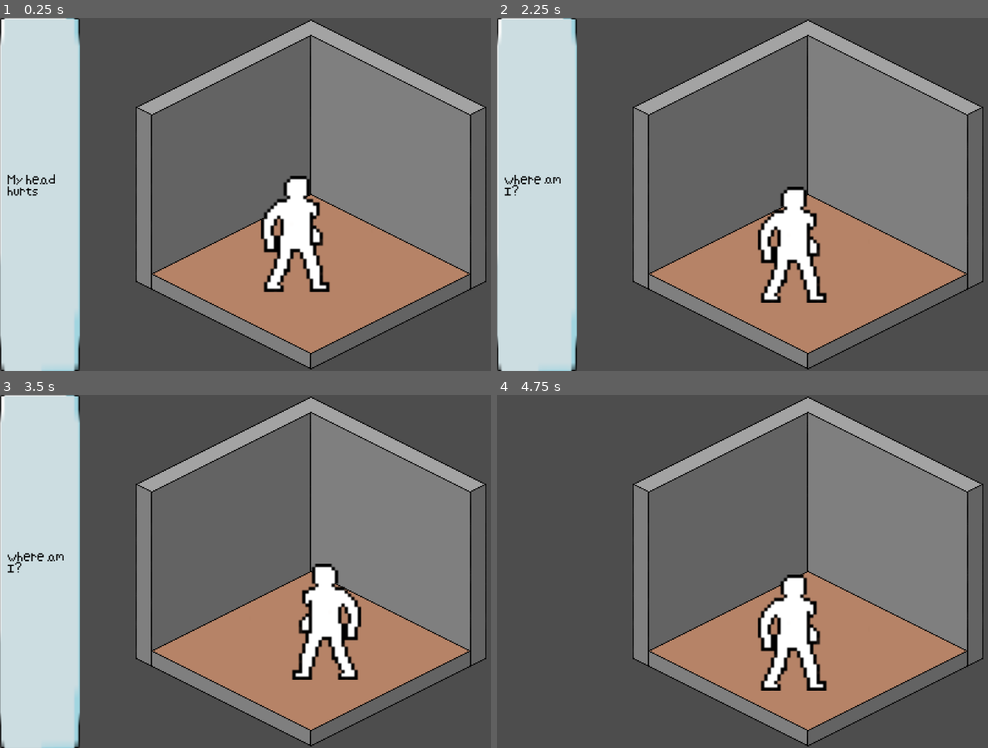
Above: before the commit, frames 1-4 (two rows, left to right).
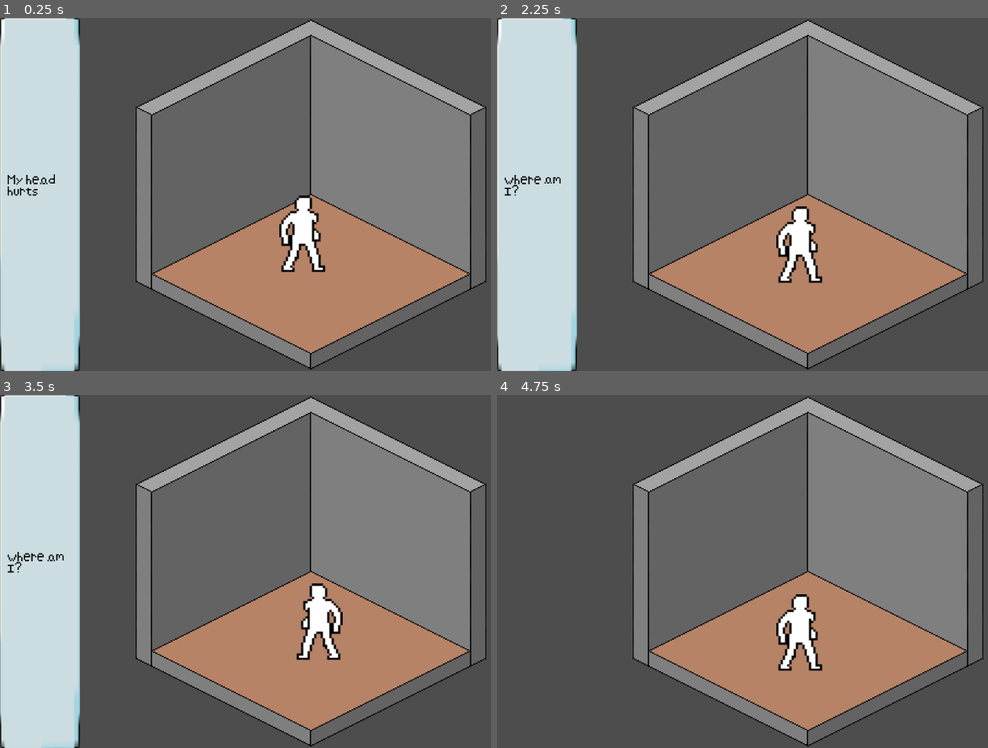
Above: after the commit, the same moments.

Repository: afourneaux/codename-matt-2026
Game: Godot game, scene res://scenes/game-root.tscn
The game is run twice, just before and just after one commit, with the same random seed, the same clock (stepped at 60 frames per second) and the same inputs.
Inputs (mouse positions are in pixels of both pictures, inside the frame that each line leads up to):
- Up to frame 1 (0.25 s): no input
- Up to frame 2 (2.25 s): move the mouse to (948, 176) at 0.52 s; tap A (a) at 0.6 s; click (948, 176) at 0.67 s; tap D (d) at 0.8 s; drag from (683, 212) to (879, 300) at 1.27 s; move the mouse to (875, 116) at 2.02 s; tap S (s) at 2.1 s; click (875, 116) at 2.17 s
- Up to frame 3 (3.5 s): tap A (a) at 2.3 s; tap Enter at 2.75 s; drag from (284, 642) to (127, 518) at 2.77 s
- Up to frame 4 (4.75 s): move the mouse to (outside the picture) at 3.52 s; tap D (d) at 3.6 s; click (outside the picture) at 3.67 s; tap S (s) at 3.8 s; drag from (624, 518) to (879, 677) at 4.27 s

The runs differ from the first frame. In frame 1, 2.4% of the frame differs, in the area x 53-68%, y 44-78%; in frame 2, 2.4%; in frame 3, 2.4%, in the area x 59-74%, y 47-81%; in frame 4, 2.4%.

Commit message:
adjust character scale

Diff:
--- a/scenes/player/player_character.tscn
+++ b/scenes/player/player_character.tscn
@@ -61,19 +61,19 @@
 }]
 
 [sub_resource type="RectangleShape2D" id="RectangleShape2D_eebfp"]
-size = Vector2(106, 54.875)
+size = Vector2(56, 25)
 
 [node name="CharacterBody2D" type="CharacterBody2D" unique_id=1295364437]
 script = ExtResource("1_eebfp")
 
 [node name="AnimatedSprite2D" type="AnimatedSprite2D" parent="." unique_id=1017165411]
 position = Vector2(4.7822275, -3.5986323)
-scale = Vector2(3, 3.048)
+scale = Vector2(2, 2)
 sprite_frames = SubResource("SpriteFrames_auamg")
 animation = &"walking"
 frame = 4
 frame_progress = 0.5115503
 
 [node name="CollisionShape2D" type="CollisionShape2D" parent="." unique_id=634259441]
-position = Vector2(-2, 70.5625)
+position = Vector2(-3, 50)
 shape = SubResource("RectangleShape2D_eebfp")
